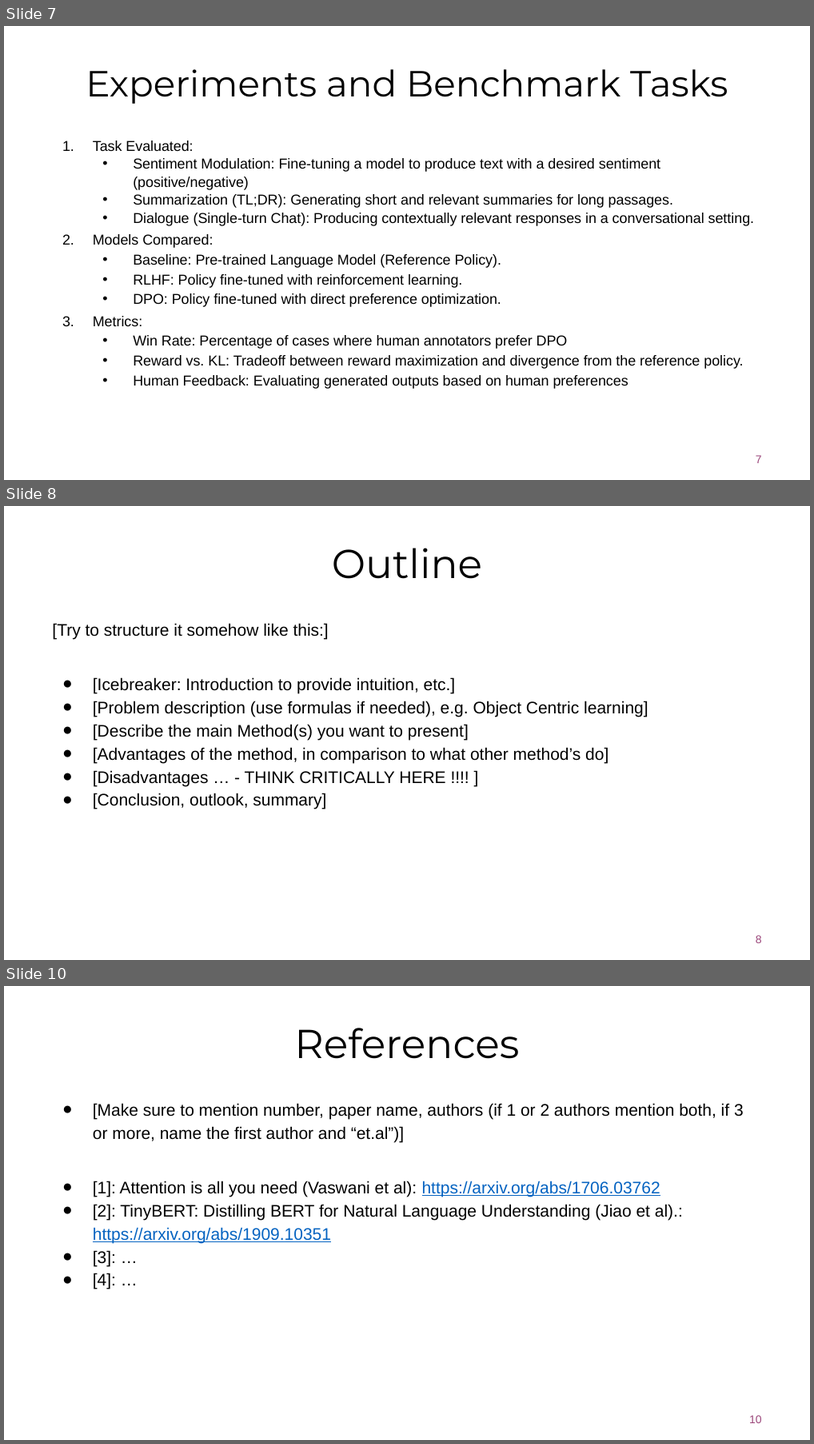
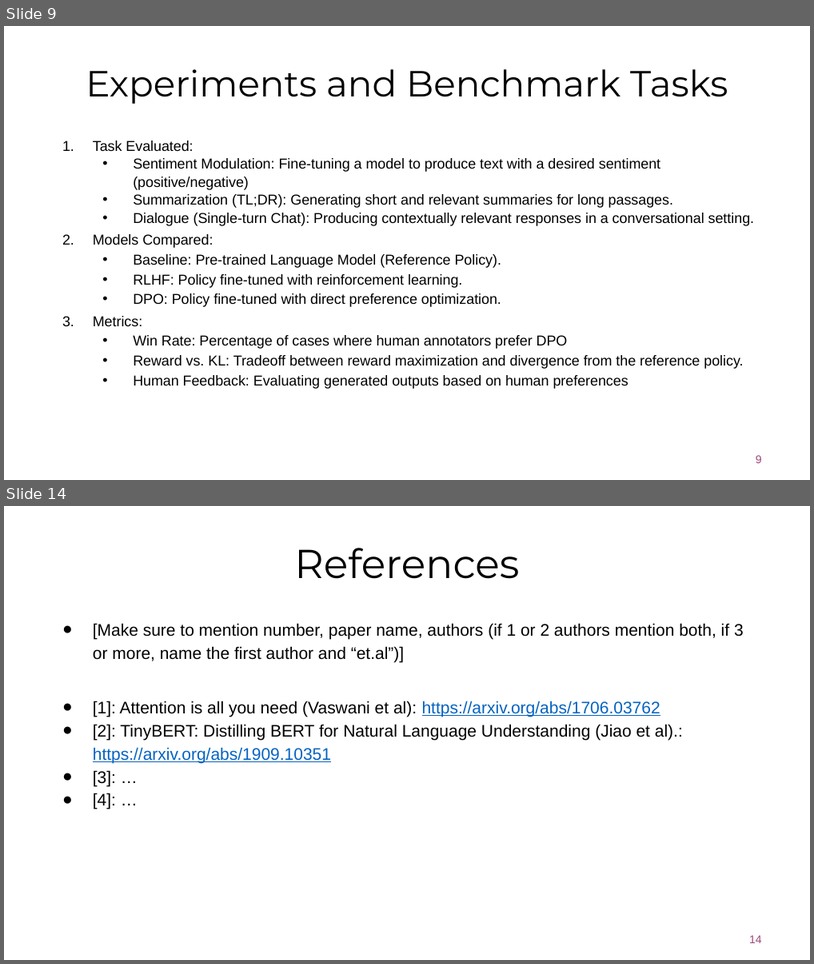
Before and after one commit to GiovanniFilomeno/Direct_Preference_Learning_LLM_Thesis, a slide deck: Presentation/DPO-Filomeno.pptx. Shown one above the other, each under a label of ours: slides 7, 8 and 10 before the commit, slides 9 and 14 after it; the slides between them are not shown. The pictures are 814x1444 and 814x964 pixels, drawn with LibreOffice and Linux fonts; fonts in the diff are those of the drawing; background and template pictures are left out. Boxes give left, top, right and bottom in pixels: in the first picture for what was removed or moved away, otherwise in the second. Text is boxed around its words. In the diff, an @@ line names an element or a change of style, - is before the commit and + after.

```diff
--- a/Presentation/DPO-Filomeno.pptx
+++ b/Presentation/DPO-Filomeno.pptx
@@ slide 8 removed at (4, 506, 810, 960), background #FFFFFF @@
@@ title removed at (332, 548, 482, 579) @@
-Outline
@@ text removed at (52, 623, 648, 809) @@
-[Try to structure it somehow like this:]
-● [Icebreaker: Introduction to provide intuition, etc.]
-● [Problem description (use formulas if needed), e.g. Object Centric learning]
-● [Describe the main Method(s) you want to present]
-● [Advantages of the method, in comparison to what other method’s do]
-● [Disadvantages … - THINK CRITICALLY HERE !!!! ]
-● [Conclusion, outlook, summary]
@@ page number removed at (756, 935, 762, 943) @@
-8
@@ what was slide 7 is now slide 9 @@
@@ page number at (756, 455, 762, 463): text changed @@
-7
+9
@@ what was slide 10 is now slide 14 @@
@@ page number at (750, 935, 762, 943): text changed @@
-10
+14
```
Also in this commit, not shown: 3 slides changed, 7 slides added, 1 other file.
